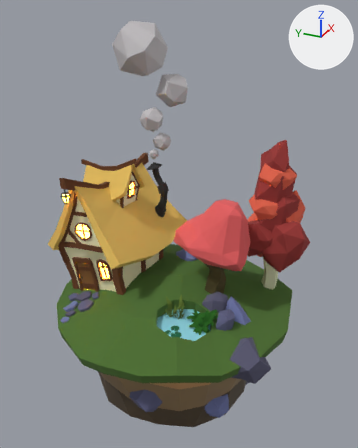
An edit to the Blender file low-poly-landscape.blend, drawn before and after from the same camera.
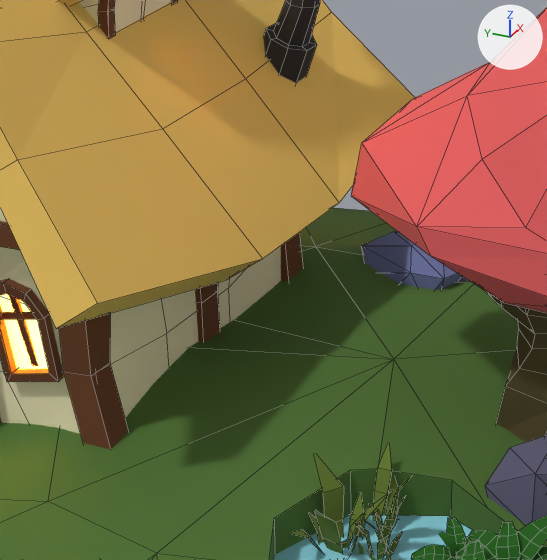
The first picture shows the older version from a camera (50 mm lens) standing at (-9.08, -4.22, 8.07) and looking at (0.11, -0.09, 3.47). The close-ups show both versions on the part from 28% to 60% of the width and 45% to 71% of the height of that picture; other places that the commit changed are outside them. Arrows for +X, +Y and +Z are at upper right; the lights stay in place. The close-ups show mesh edges as thin lines.

Objects in the first close-up: 'Cylinder.001', 'Cylinder.003', 'Cylinder.005', 'Icosphere.013', 'Icosphere.015', 'Icosphere.029', 'house body', 'house body.005', 'house corner 1', 'house corner 1.001', 'roof', 'water'.
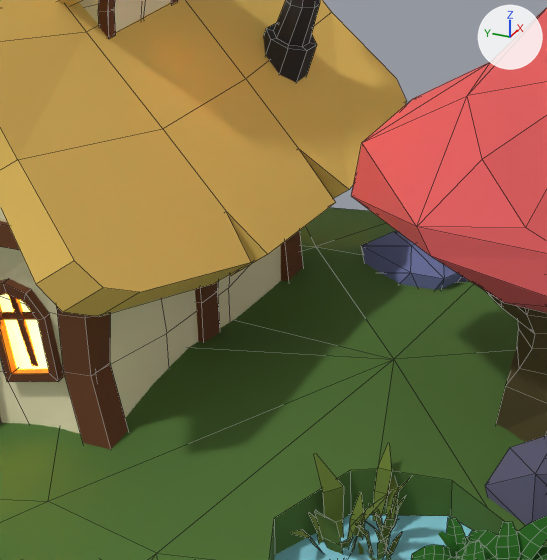
Where the newer file only moved an object's origin or applied its transform, the numbers keep the older frame.

Where the change shows, as pixel boxes [x1, y1, x2, y2] in the close-ups (547 x 560 px):
'roof', reshaped
    before: [0, 0, 415, 329]
    after: [0, 0, 407, 317]
part 1 of me_cube_002, built on
    before: [0, 70, 415, 329]
    after: [0, 70, 407, 317]

Patch to the scene script:
```diff
--- a/low-poly-landscape.blend.py
+++ b/low-poly-landscape.blend.py
@@ me_cube_002 @@
 # used by ob_roof; location = (0.383, 1.644, 2.652); rotation_euler = (-0.142, 0.057, -0.063), in degrees (-8.1, 3.3, -3.6); scale = (1.15, 0.845, 0.845)
-me_cube_002.from_pydata(...)  # 64 vertices, 60 faces; spans x -1.41..1.23, y -1.42..1.3, z -0.38..2.06
+me_cube_002.from_pydata(...)  # 94 vertices, 75 faces; spans x -1.38..1.23, y -1.41..1.29, z -0.37..2.06
+# me_cube_002 part 1: 8 vertices moved from x -1.41..1.23, y -1.42..-1.05, z -0.38..0.06 to x -1.38..1.23, y -1.28..-0.92, z -0.07..0.28; 16 vertices added at x -1.33..1.17, y -1.41..-1.02, z -0.37..0.11
 me_cube_002.materials.append(mat_thatch)
```
